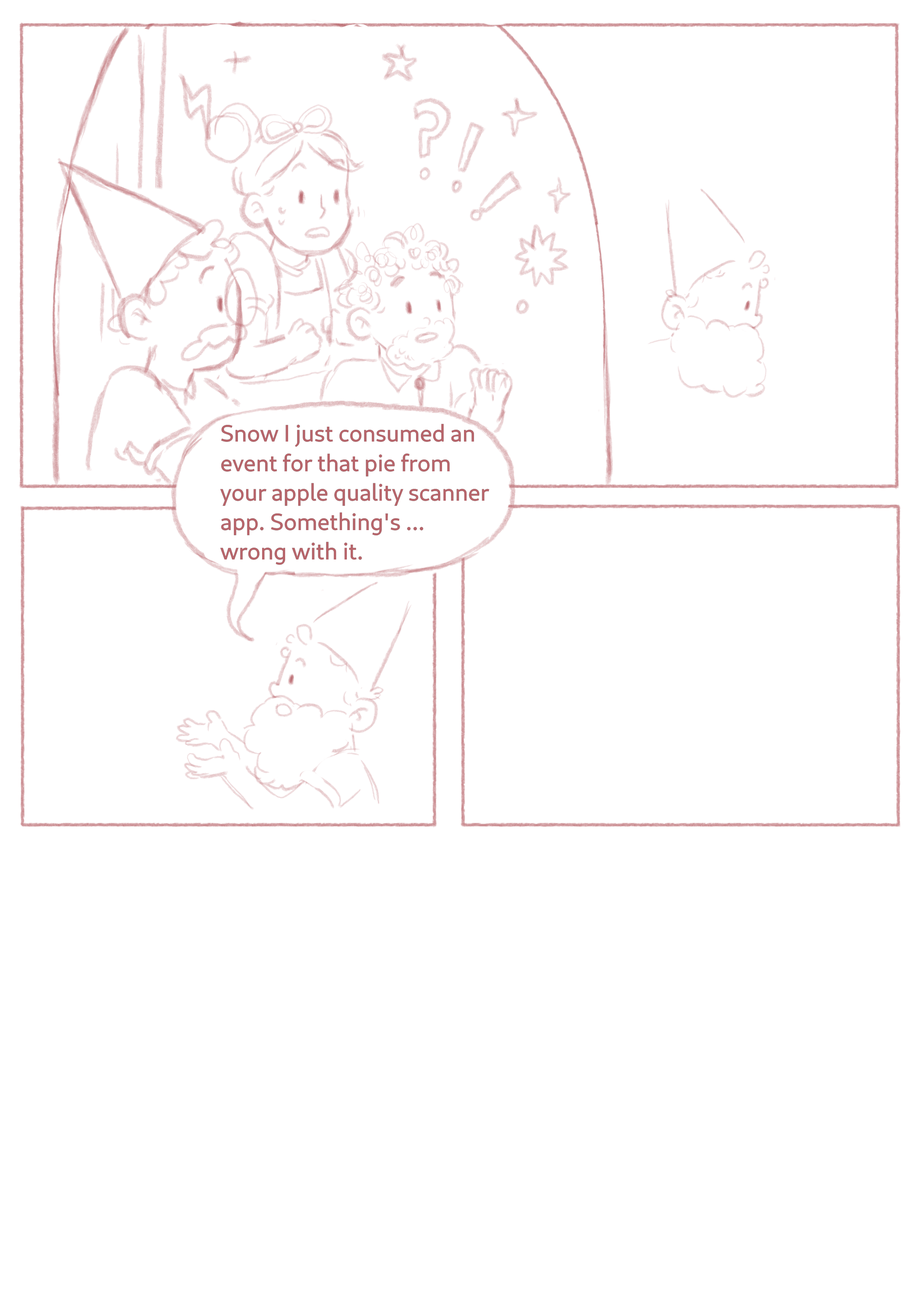
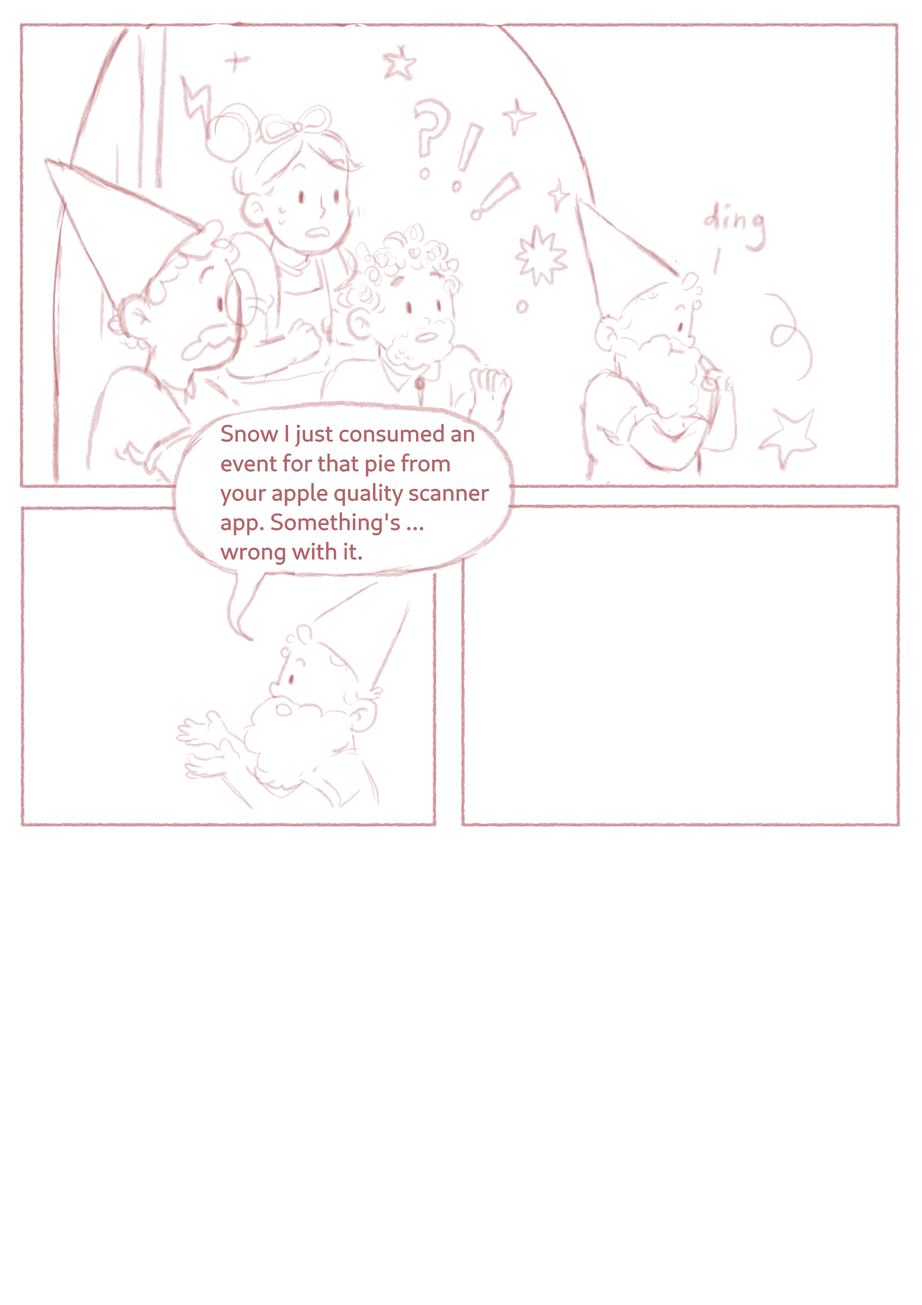
The second w=922, h=1305 image is a revision of the first. Changes to its layers:
painted on "Layer 4" over [43, 155, 819, 483]
painted on "Layer 1" over [43, 155, 819, 483]
